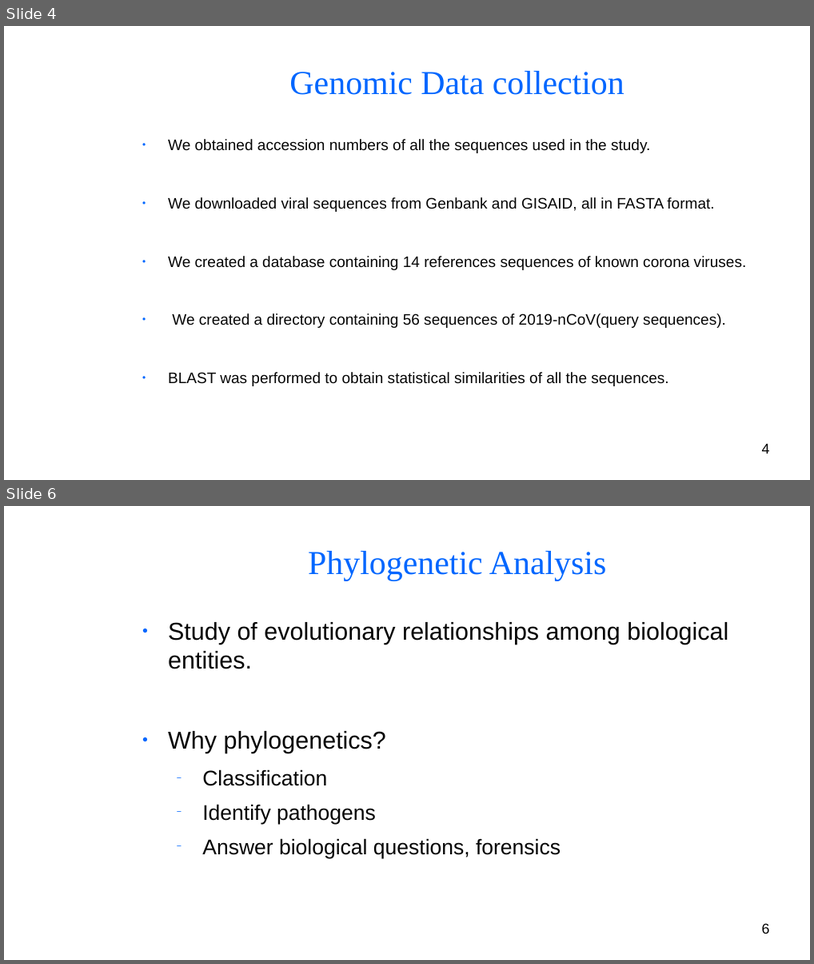
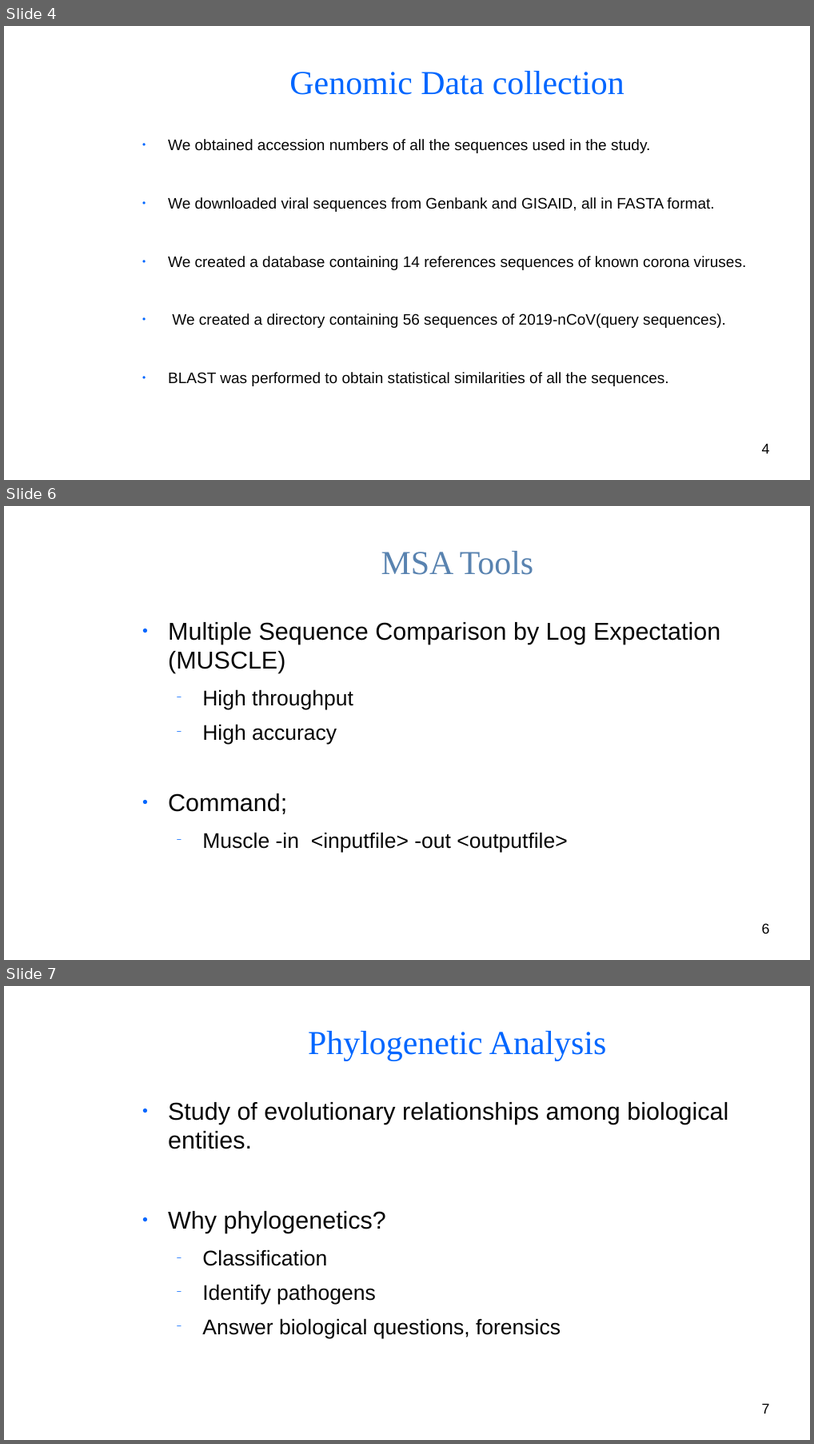
Before and after one commit to BryanAbuchery/Group_Project, a slide deck: Group_presentation.odp. Shown one above the other, each under a label of ours: slides 4 and 6 before the commit, slides 4, 6 and 7 after it; the slides between them are not shown. The pictures are 814x964 and 814x1444 pixels, drawn with LibreOffice and Linux fonts; fonts in the diff are those of the drawing; background and template pictures are left out. Boxes give left, top, right and bottom in pixels: in the first picture for what was removed or moved away, otherwise in the second. Text is boxed around its words. In the diff, an @@ line names an element or a change of style, - is before the commit and + after.

```diff
--- a/Group_presentation.odp
+++ b/Group_presentation.odp
@@ slide 6 added at (x1=4, y1=506, x2=810, y2=960), background picture (left out) @@
@@ title added at (x1=382, y1=551, x2=534, y2=575), 33 pt, text #5983B0 @@
+MSA Tools
@@ text added at (x1=168, y1=622, x2=721, y2=852), 20.9 pt, text #050505 @@
+● Multiple Sequence Comparison by Log Expectation (MUSCLE)
+  − High throughput
+  − High accuracy
+● Command;
+  − Muscle -in <inputfile> -out <outputfile>
@@ page number added at (x1=762, y1=923, x2=770, y2=933), 14 pt, text #000000 @@
+6
@@ what was slide 6 is now slide 7 @@
@@ page number at (x1=762, y1=1403, x2=770, y2=1413): text changed @@
-6
+7
```
Also in this commit, not shown: 1 slide changed.
